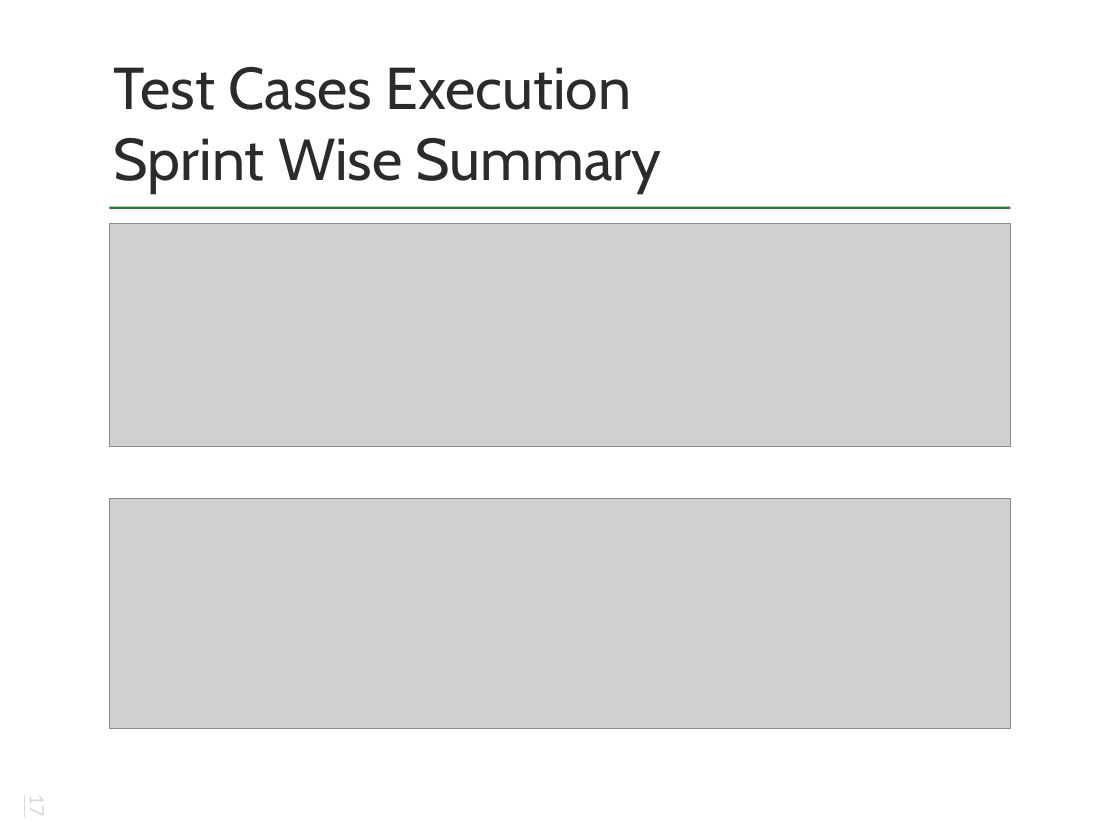
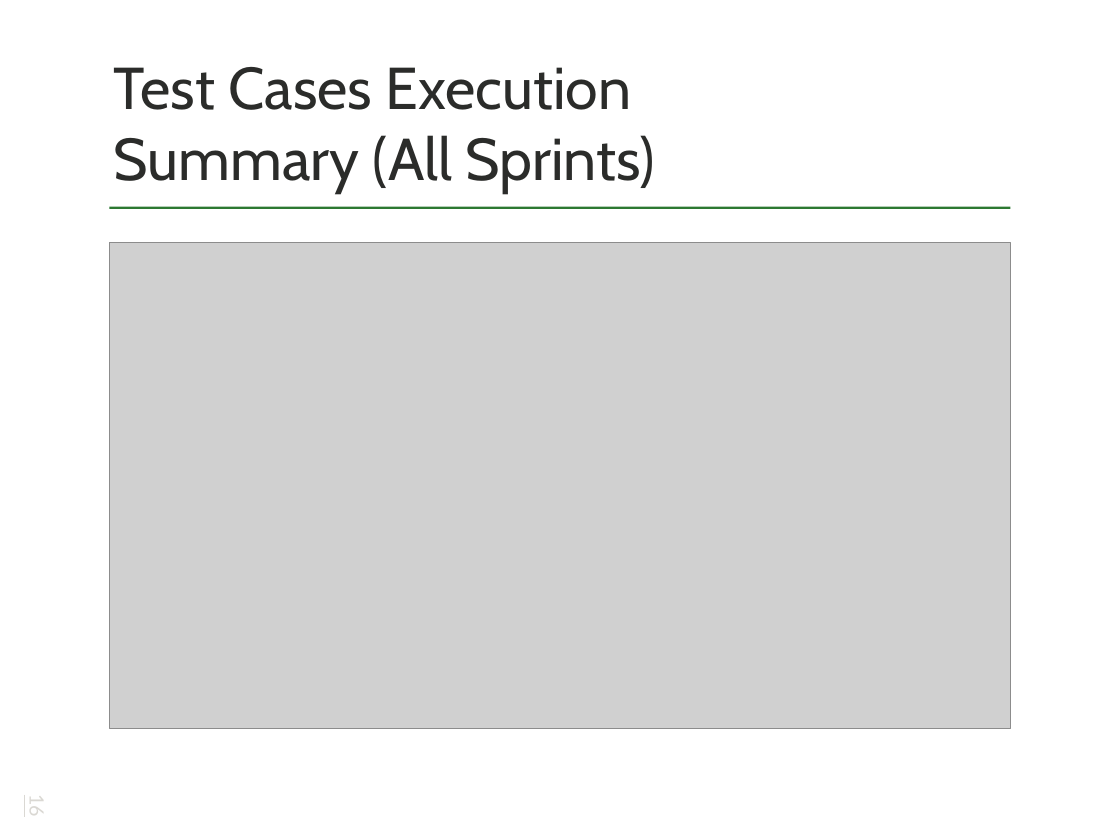
Before and after one commit to deagarwal/movieLens, a slide deck: slide 16 of EEJ1_final_presentation_version_8.0.pptx (slide 17 before the commit). Drawn at 1120x840 pixels with LibreOffice and Linux fonts; fonts in the diff are those of the drawing; grey boxes stand for pictures. Boxes give left, top, right and bottom in pixels: in the first picture for what was removed or moved away, otherwise in the second. Text is boxed around its words. In the diff, an @@ line names an element or a change of style, - is before the commit and + after.

```diff
--- a/EEJ1_final_presentation_version_8.0.pptx
+++ b/EEJ1_final_presentation_version_8.0.pptx
@@ title at bbox=[114, 67, 654, 194]: text changed @@
-Test Cases Execution
-Sprint Wise Summary
+Test Cases Execution
+Summary (All Sprints)
@@ picture removed at bbox=[109, 223, 1011, 446] @@
@@ picture added at bbox=[109, 243, 1011, 729] @@
@@ picture removed at bbox=[109, 499, 1011, 729] @@
@@ page number at bbox=[26, 797, 50, 815]: text changed @@
-17
+16
```
Also in this commit, not shown: 5 other slides changed, 1 other file.
